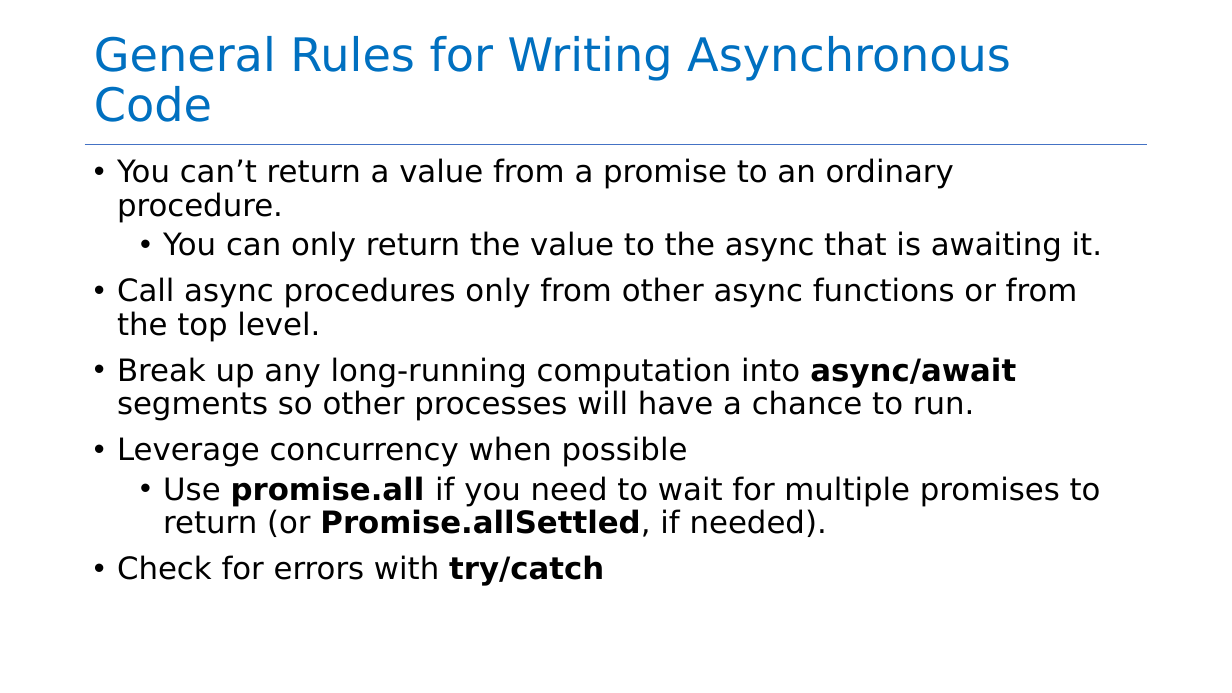
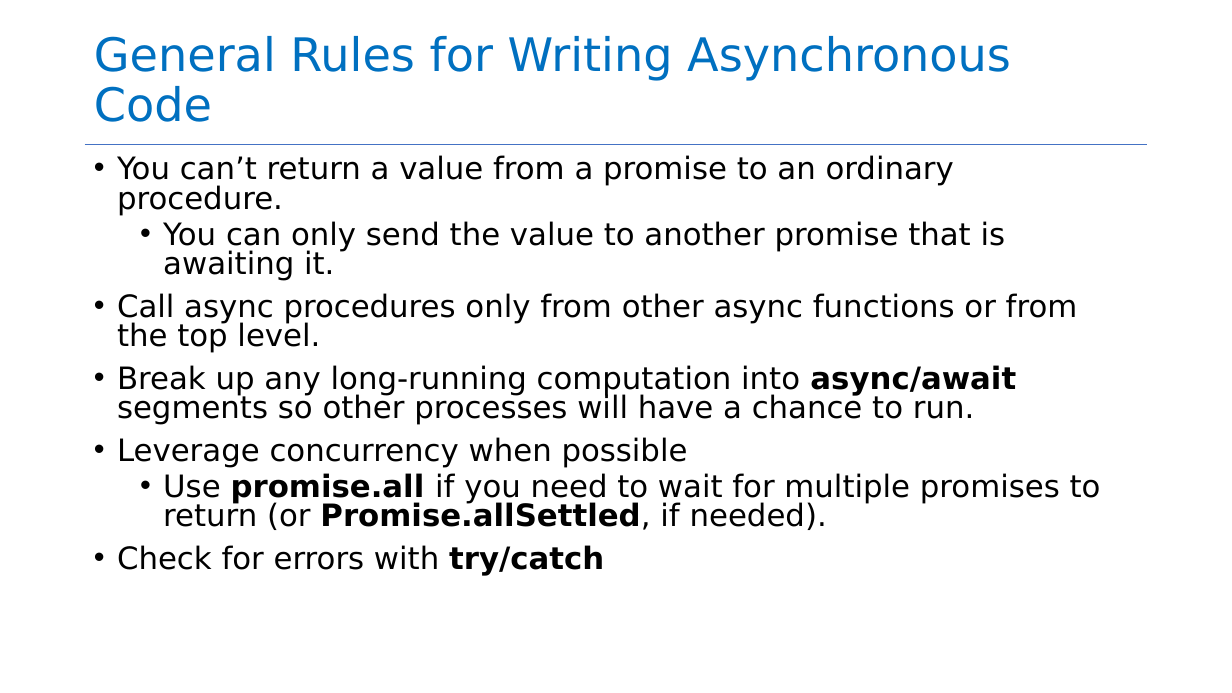
Before and after one commit to neu-se/CS4530-Spring-2026, a slide deck: slide 34 of Slides/Module 09 Concurrency Patterns in Typescript.pptx (slide 39 before the commit). Drawn at 1232x693 pixels with LibreOffice and Linux fonts; fonts in the diff are those of the drawing. Boxes give left, top, right and bottom in pixels: in the first picture for what was removed or moved away, otherwise in the second. Text is boxed around its words. In the diff, an @@ line names an element or a change of style, - is before the commit and + after.

```diff
--- a/Slides/Module 09 Concurrency Patterns in Typescript.pptx
+++ b/Slides/Module 09 Concurrency Patterns in Typescript.pptx
@@ text at box(117, 155, 1101, 576): line spacing 0.9 to 0.8 @@
@@ text at box(163, 221, 1006, 281): text changed @@
-  • You can only return the value to the async that is awaiting it.
+  • You can only send the value to another promise that is awaiting it.
```
Also in this commit, not shown: 14 other slides changed, 12 slides added, 25 slides removed, 2 other files.
